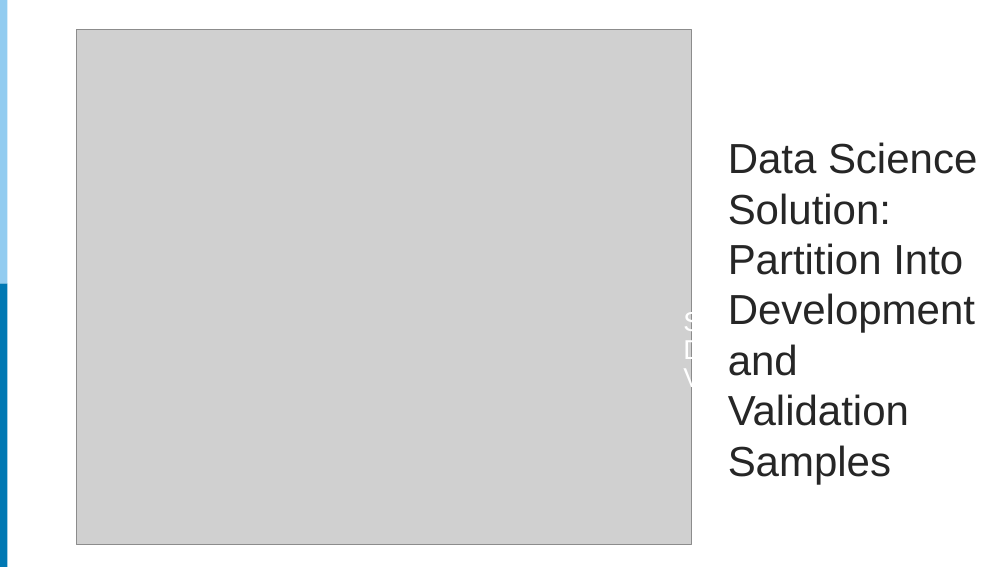
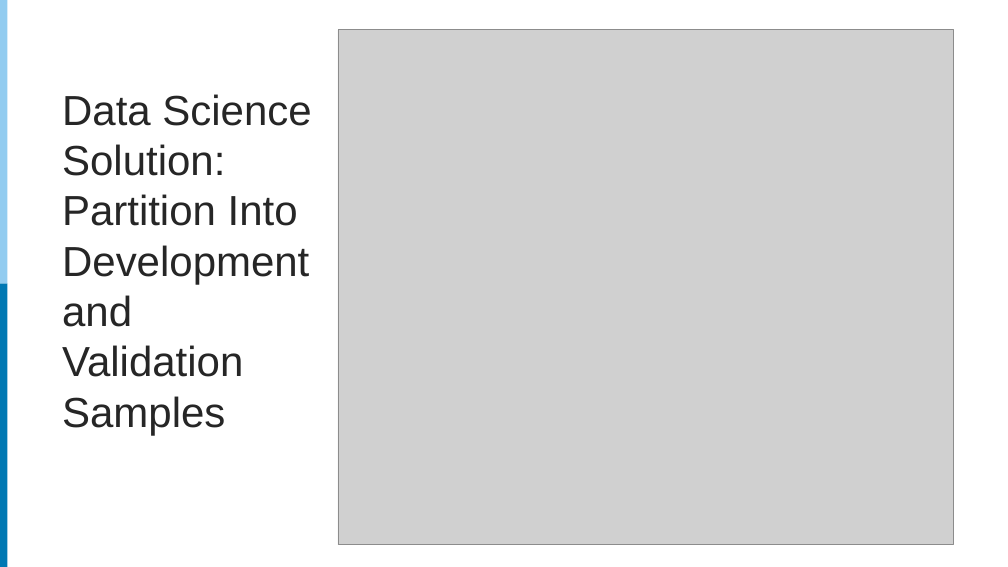
Before and after one commit to rpardee/hcsrn_2019, a slide deck: slide 9 of analytics_for_hmos.pptx (slide 7 before the commit). Drawn at 1008x567 pixels with LibreOffice and Linux fonts; fonts in the diff are those of the drawing; grey boxes stand for pictures. Boxes give left, top, right and bottom in pixels: in the first picture for what was removed or moved away, otherwise in the second. Text is boxed around its words. In the diff, an @@ line names an element or a change of style, - is before the commit and + after.

```diff
--- a/analytics_for_hmos.pptx
+++ b/analytics_for_hmos.pptx
@@ picture: place and size @@
-picture at <box>76,29,691,544</box>
+picture at <box>338,29,953,544</box>
@@ text "Data Science Solution: Partition Into ..." rewrapped from <box>683,142,977,484</box> to <box>62,94,311,435</box> @@
@@ title removed at <box>683,310,925,426</box> @@
-Solution: Divide into Development and Validation Portions
```
Also in this commit, not shown: 5 other slides changed, 2 slides added, 1 other file.
